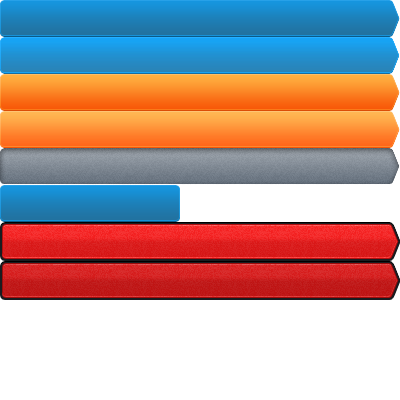
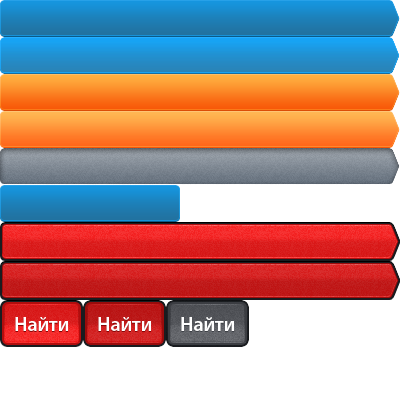
Revision of a layered 400x400 image; what changed, layer by layer:
added layer "Layer 11" above "Layer 10" over bbox(166, 300, 249, 347)
added layer "Layer 10" above "Layer 9" over bbox(83, 300, 166, 347)
added layer "Layer 9" above "Layer 8" over bbox(0, 300, 83, 347)
